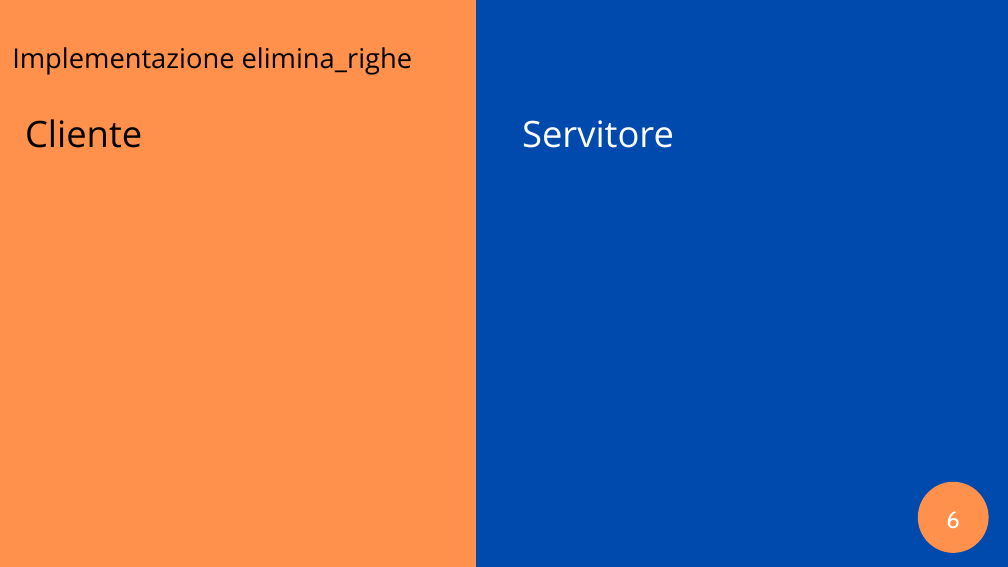
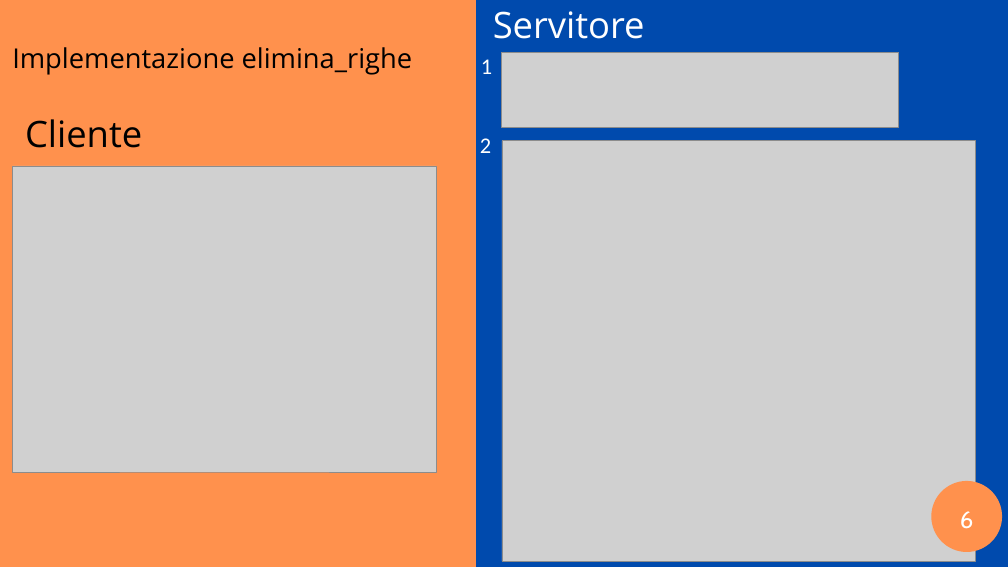
Before and after one commit to ilcors-dev/gruppo-reti, a slide deck: slide 6 of esercitazione_6/documents/Esercitazione 6.pptx. Drawn at 1008x567 pixels with LibreOffice and Linux fonts; fonts in the diff are those of the drawing; grey boxes stand for pictures. Boxes give left, top, right and bottom in pixels: in the first picture for what was removed or moved away, otherwise in the second. Text is boxed around its words. In the diff, an @@ line names an element or a change of style, - is before the commit and + after.

```diff
--- a/esercitazione_6/documents/Esercitazione 6.pptx
+++ b/esercitazione_6/documents/Esercitazione 6.pptx
@@ text "Servitore": place and size @@
-text "Servitore" at [522,120,674,148]
+text "Servitore" at [493,11,645,39]
@@ text added at [481,59,492,74], 32 pt, text #FFFFFF @@
+1
@@ picture added at [501,52,899,127] @@
@@ text added at [480,138,491,153], 32 pt, text #FFFFFF @@
+2
@@ picture added at [502,141,976,561] @@
@@ picture added at [12,166,436,472] @@
@@ freeform shape: place and size @@
-freeform shape at [918,482,988,553]
+freeform shape at [931,481,1002,552]
@@ text "6": place and size @@
-text "6" at [946,511,960,529]
+text "6" at [960,511,974,529]
```
Also in this commit, not shown: 2 other slides changed.
